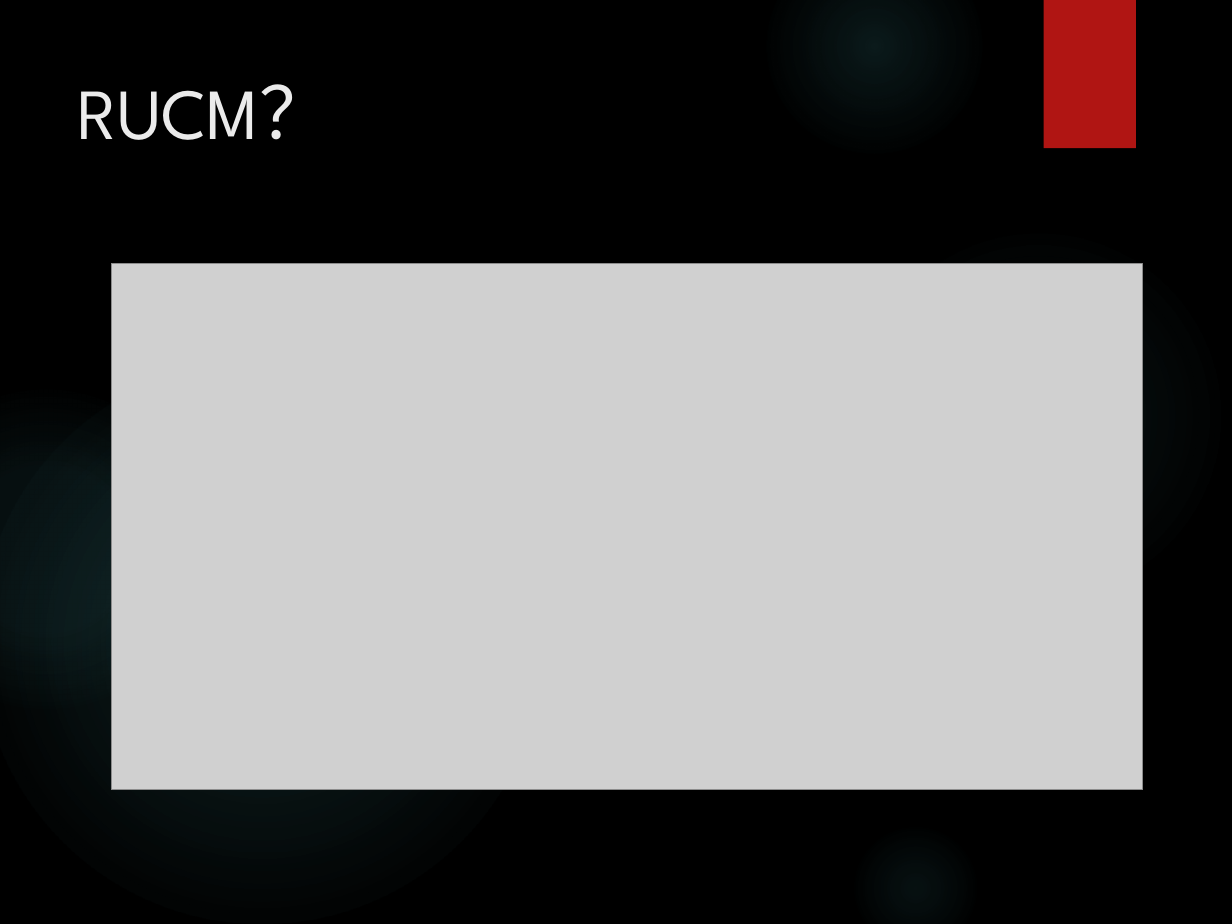
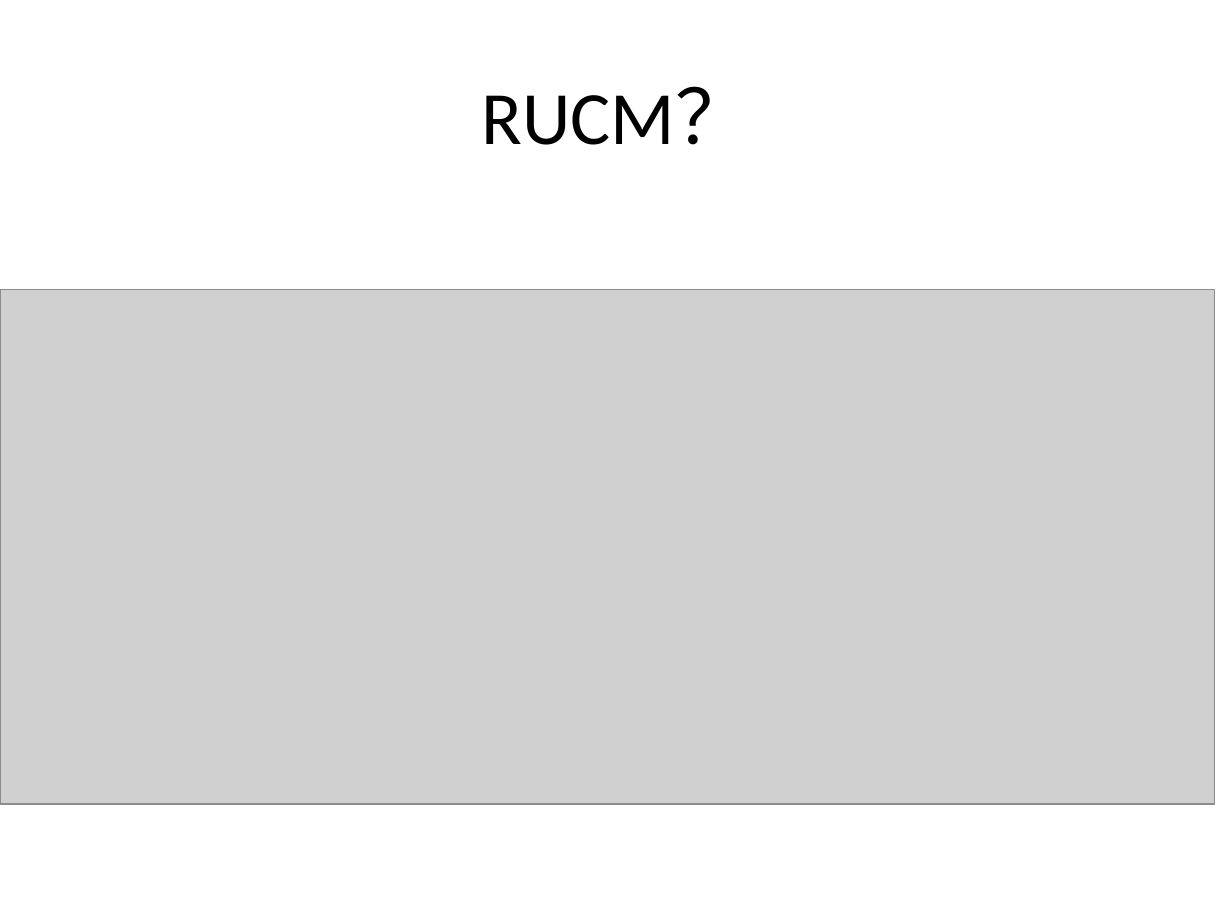
Before and after one commit to bhsei/16TeamC, a slide deck: slide 4 of 2.项目PPT/需求2.0PPT.pptx. Drawn at 1232x924 pixels with LibreOffice and Linux fonts; fonts in the diff are those of the drawing; grey boxes stand for pictures; background and template pictures are left out. Boxes give left, top, right and bottom in pixels: in the first picture for what was removed or moved away, otherwise in the second. Text is boxed around its words. In the diff, an @@ line names an element or a change of style, - is before the commit and + after.

```diff
--- a/2.项目PPT/需求2.0PPT.pptx
+++ b/2.项目PPT/需求2.0PPT.pptx
@@ background picture (left out) to #FFFFFF @@
@@ ellipse removed at box(766, 0, 982, 154) @@
@@ rectangle removed at box(1044, 0, 1136, 148) @@
@@ title "RUCM？": place and size @@
-title "RUCM？" at box(78, 84, 332, 140)
+title "RUCM？" at box(481, 86, 750, 145)
@@ title "RUCM？" at box(481, 86, 750, 145): size 42 to 44 pt, font League Spartan to Calibri, text colour #EBEBEB to #000000; alignment left to centre; vertical alignment top to middle @@
@@ ellipse removed at box(849, 225, 1228, 605) @@
@@ picture: place and size @@
-picture at box(111, 264, 1142, 790)
+picture at box(0, 290, 1215, 804)
@@ ellipse removed at box(0, 360, 543, 924) @@
@@ ellipse removed at box(0, 391, 205, 708) @@
@@ ellipse removed at box(849, 822, 982, 924) @@
```
Also in this commit, not shown: 10 other slides changed, 2 slides added.
